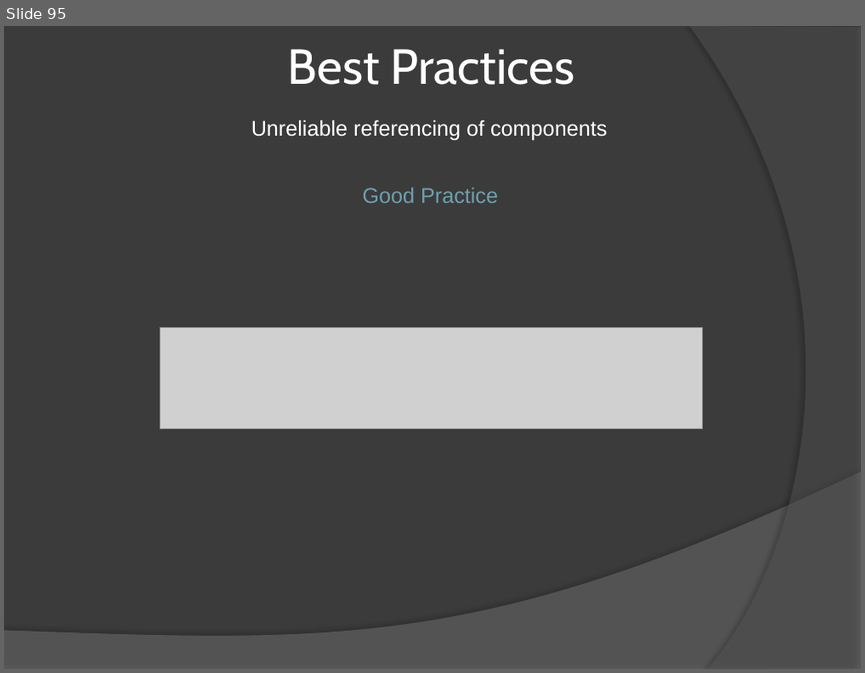
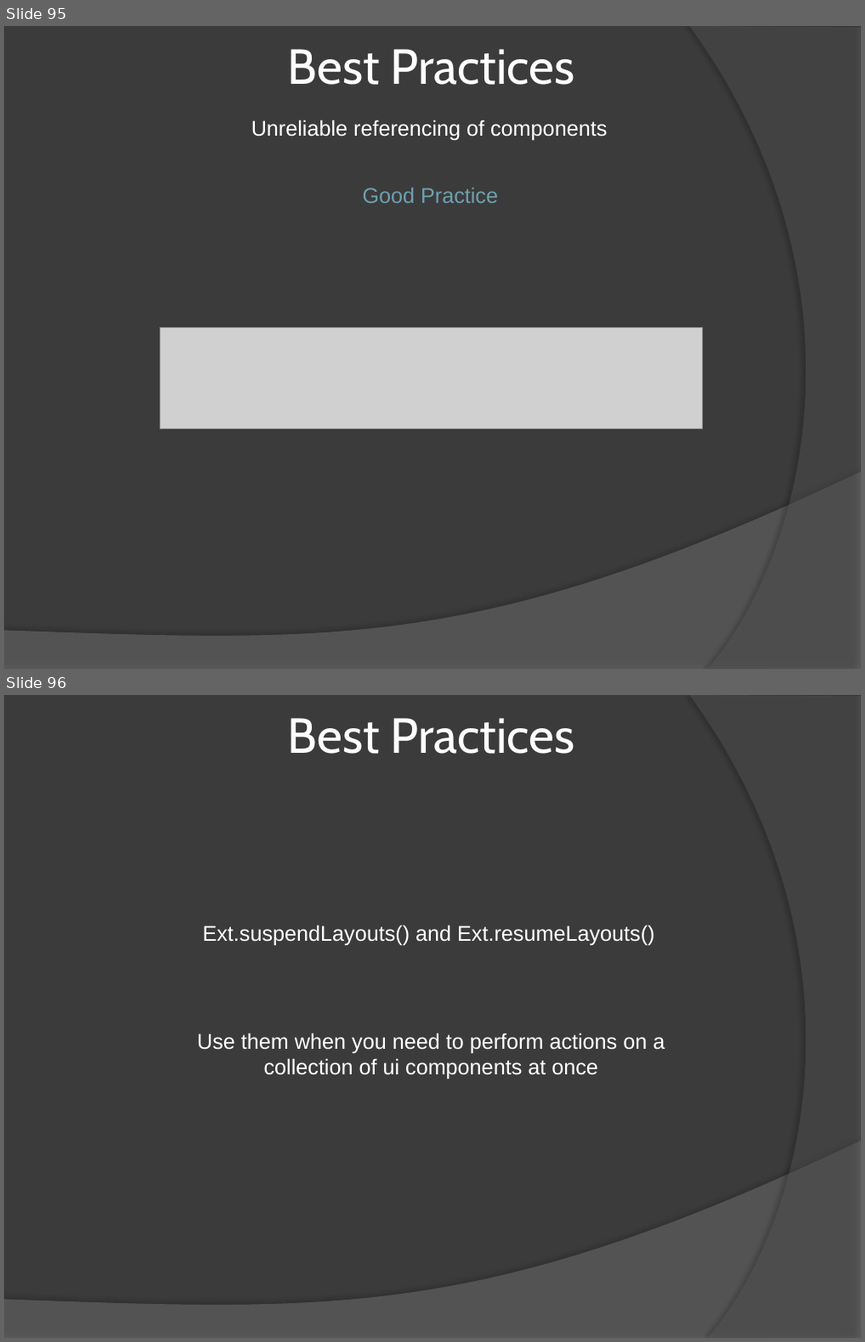
Before and after one commit to AliveboxCompany/ExtJS-Basic-to-Pro, a slide deck: Documentation/ExtJS Basic to Pro - Presentation.pptx. Shown one above the other, each under a label of ours: slide 95 before the commit, slides 95 and 96 after it. The pictures are 865x673 and 865x1342 pixels, drawn with LibreOffice and Linux fonts; fonts in the diff are those of the drawing; grey boxes stand for pictures. Boxes give left, top, right and bottom in pixels: in the first picture for what was removed or moved away, otherwise in the second. Text is boxed around its words. In the diff, an @@ line names an element or a change of style, - is before the commit and + after.

```diff
--- a/Documentation/ExtJS Basic to Pro - Presentation.pptx
+++ b/Documentation/ExtJS Basic to Pro - Presentation.pptx
@@ slide 96 added at <box>4,695,861,1338</box>, background #3B3B3B; not listed: 2 template elements that a slide beside it also shows @@
@@ title added at <box>288,718,574,754</box>, 41.4 pt, text #FFFFFF @@
+Best Practices
@@ text added at <box>203,925,654,945</box>, 18 pt, text #FFFFFF @@
+Ext.suspendLayouts() and Ext.resumeLayouts()
@@ text added at <box>197,1032,664,1079</box>, 18 pt, text #FFFFFF @@
+Use them when you need to perform actions on a
+collection of ui components at once
```
Also in this commit, not shown: 3 slides changed, 1 other slide added, 1 other file.
